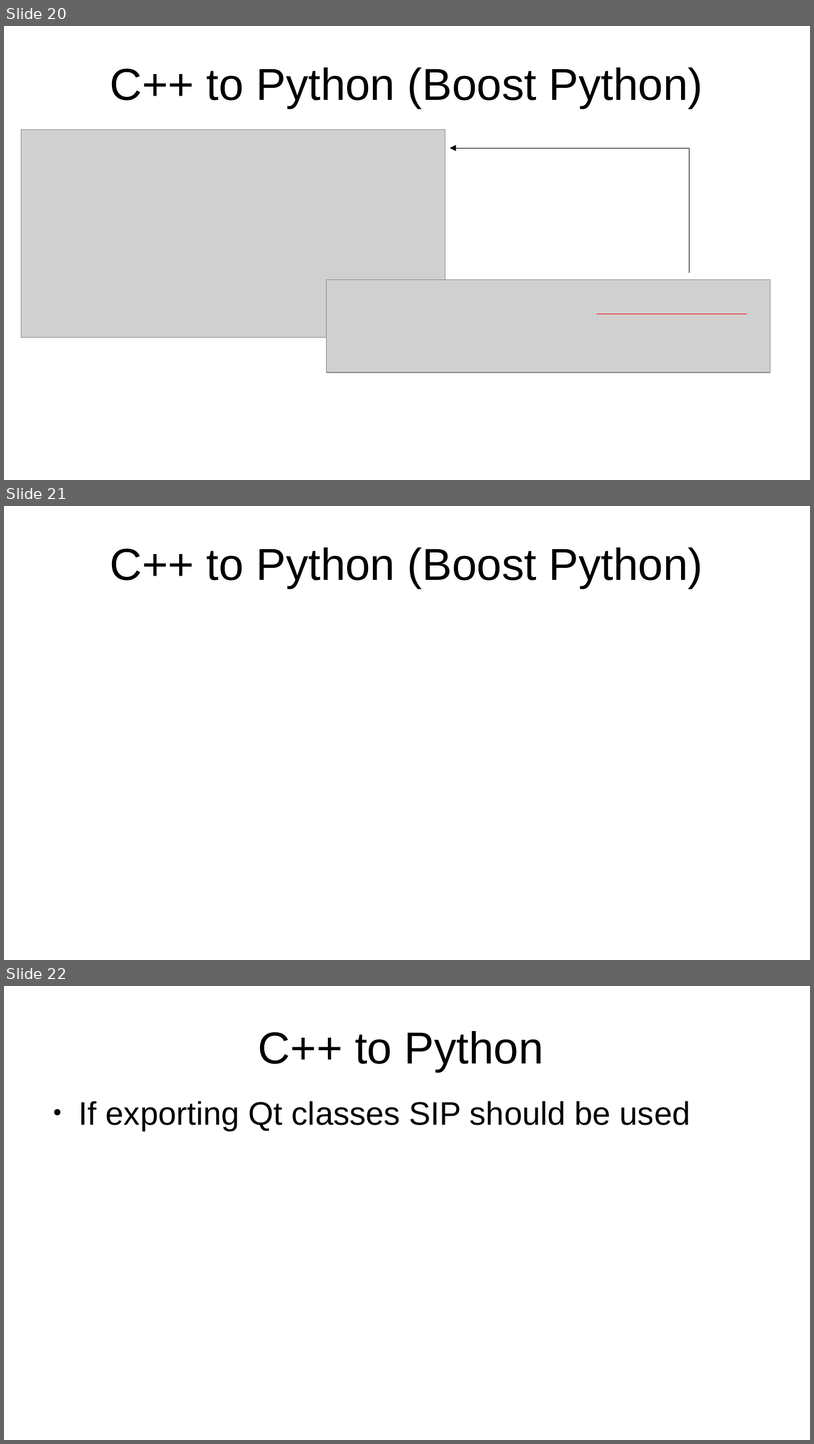
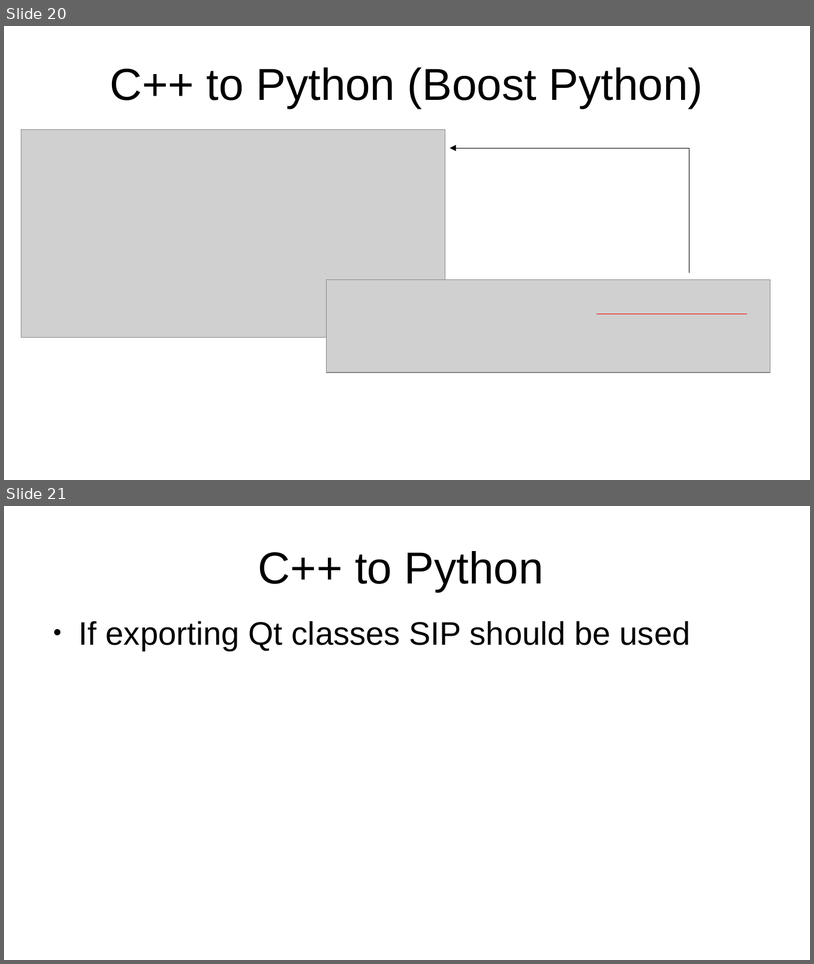
Before and after one commit to DTasev/cpptopy, a slide deck: SINE2020.odp. Shown one above the other, each under a label of ours: slides 20, 21 and 22 before the commit, slides 20 and 21 after it. The pictures are 814x1444 and 814x964 pixels, drawn with LibreOffice and Linux fonts; fonts in the diff are those of the drawing; grey boxes stand for pictures. Boxes give left, top, right and bottom in pixels: in the first picture for what was removed or moved away, otherwise in the second. Text is boxed around its words. In the diff, an @@ line names an element or a change of style, - is before the commit and + after.

```diff
--- a/SINE2020.odp
+++ b/SINE2020.odp
@@ slide 21 removed at box(4, 506, 810, 960), background #FFFFFF @@
@@ title removed at box(110, 547, 704, 588) @@
-C++ to Python (Boost Python)
@@ what was slide 22 is now slide 21 @@
```
Also in this commit, not shown: 1 slide changed, 18 other files.
